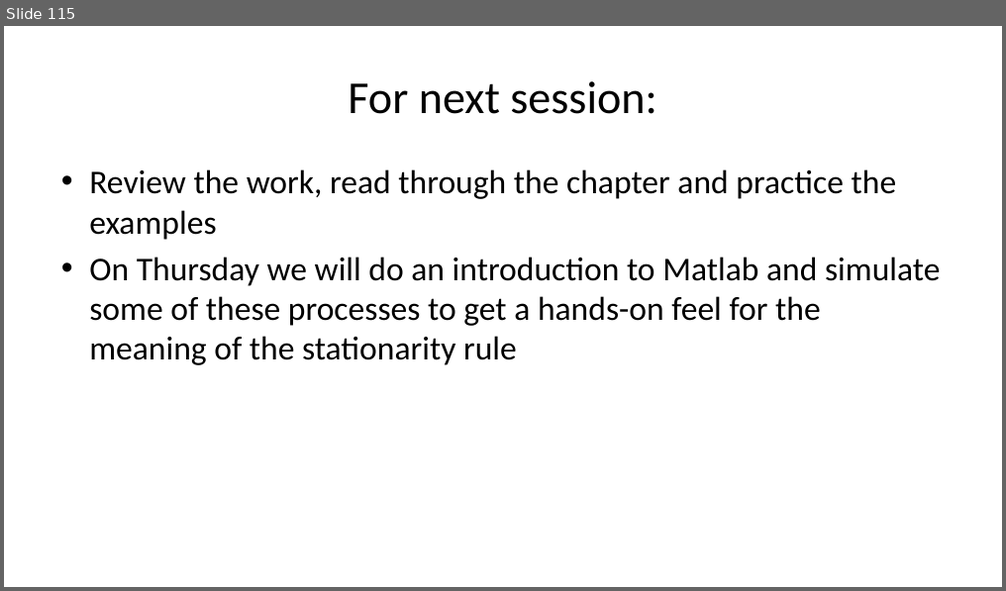
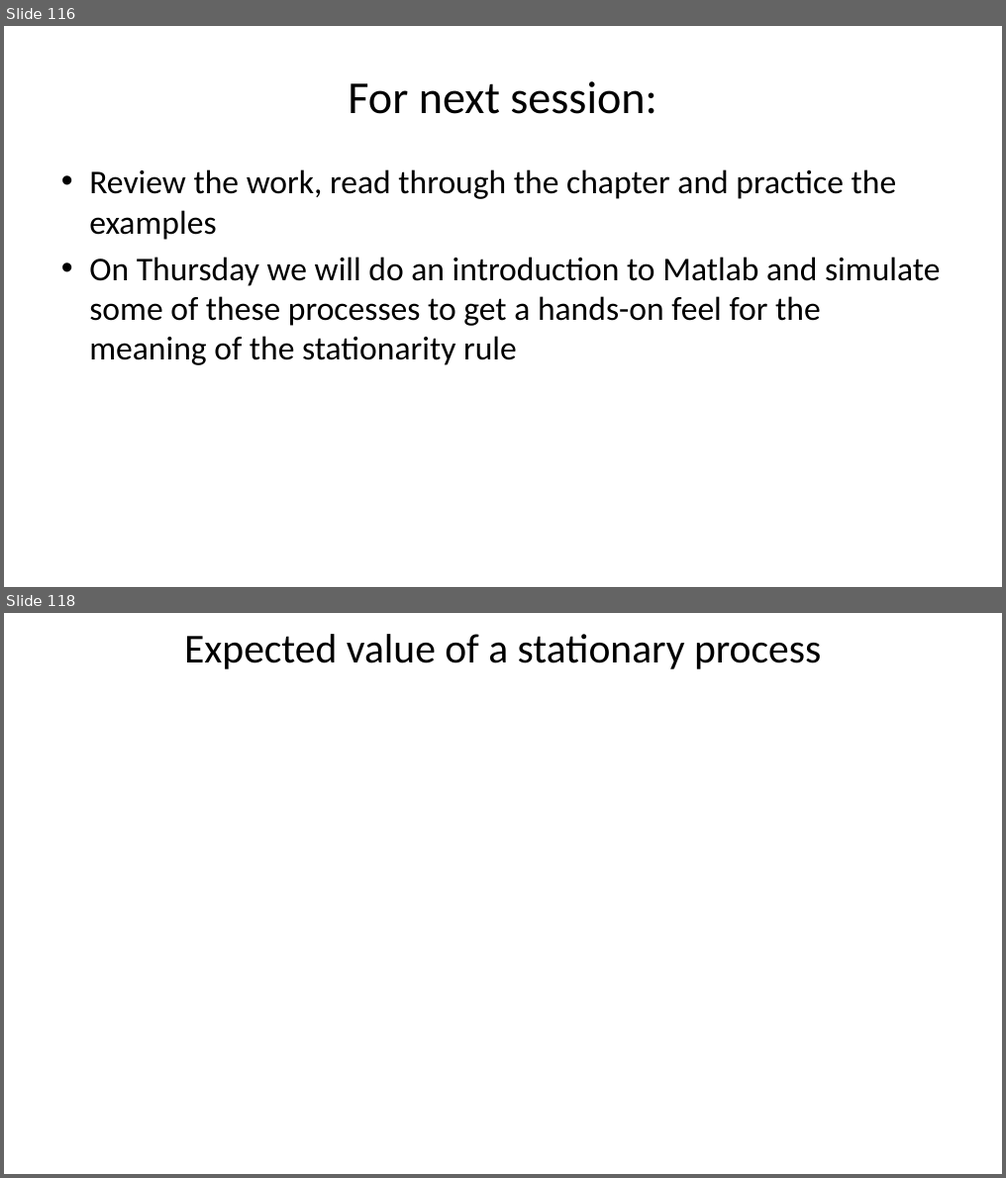
Before and after one commit to gideondurand/Econometrics871, a slide deck: 1. Lectures and Tutorials/TS1 - Difference Equations/Econometrics 871 - TS1 - Difference Equations.pptx. Shown one above the other, each under a label of ours: slide 115 before the commit, slides 116 and 118 after it; the slides between them are not shown. The pictures are 1006x591 and 1006x1178 pixels, drawn with LibreOffice and Linux fonts; fonts in the diff are those of the drawing; grey boxes stand for pictures. Boxes give left, top, right and bottom in pixels: in the first picture for what was removed or moved away, otherwise in the second. Text is boxed around its words. In the diff, an @@ line names an element or a change of style, - is before the commit and + after.

```diff
--- a/1. Lectures and Tutorials/TS1 - Difference Equations/Econometrics 871 - TS1 - Difference Equations.pptx
+++ b/1. Lectures and Tutorials/TS1 - Difference Equations/Econometrics 871 - TS1 - Difference Equations.pptx
@@ slide 118 added at (4,613,1002,1174), background #FFFFFF @@
@@ title added at (184,634,821,669), 39.6 pt, text #000000 @@
+Expected value of a stationary process
@@ what was slide 115 is now slide 116 @@
```
Also in this commit, not shown: 1 slide changed, 2 other slides added.
